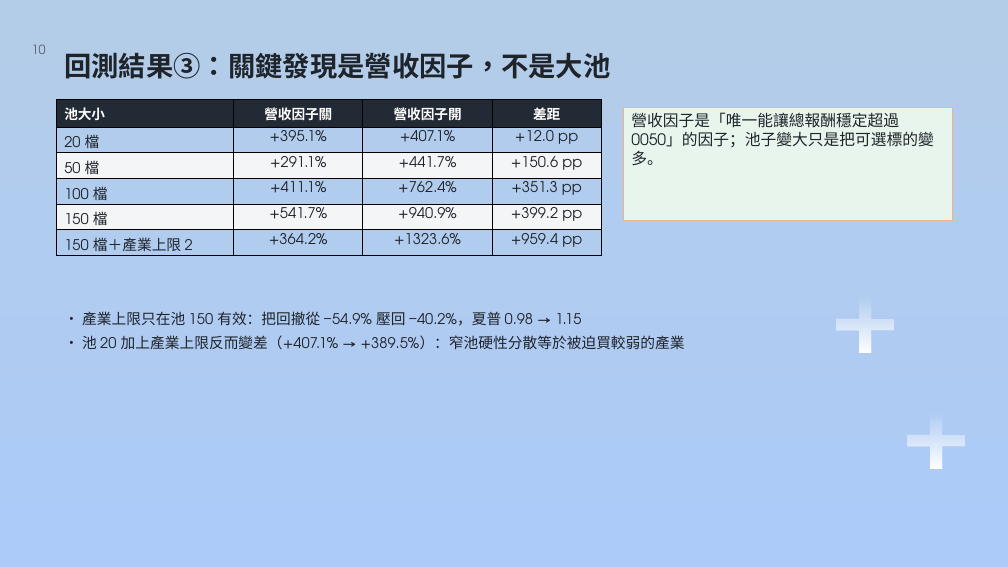
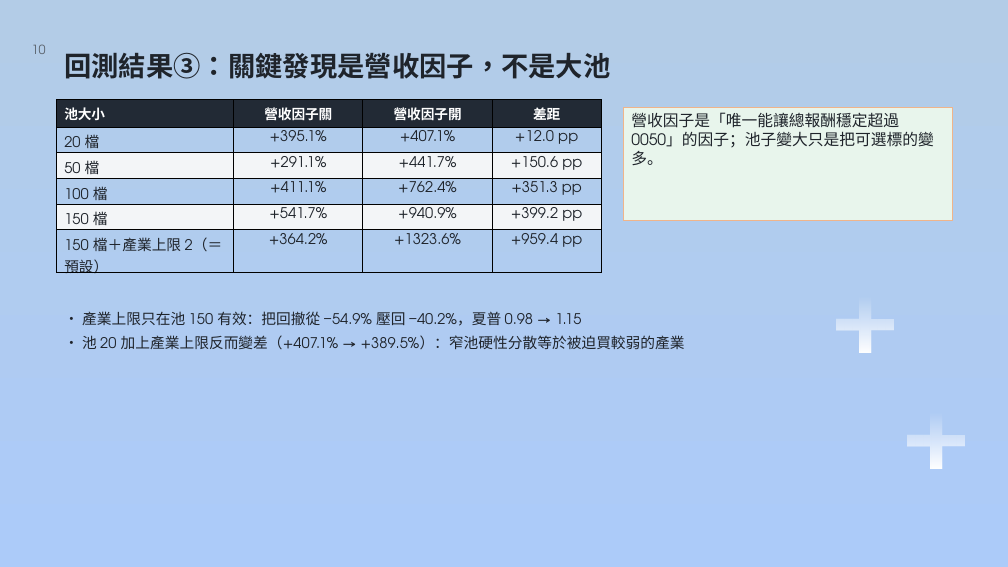
Before and after one commit to dinchentech/tw-selfselect, a slide deck: slide 10 of plans/ppt/TW-SELFSELECT台股買賣自動化系統-W7-講稿版.pptx. Drawn at 1008x567 pixels with LibreOffice and Linux fonts; fonts in the diff are those of the drawing; background and template pictures are left out. Boxes give left, top, right and bottom in pixels: in the first picture for what was removed or moved away, otherwise in the second. Text is boxed around its words. In the diff, an @@ line names an element or a change of style, - is before the commit and + after.

Commit message:
教材：W7 講稿版改版（預設 aggressive）＋配音版／MP4 重製
- plans/ppt/make_w7.py：S3／S6／S7／S8／S9／S10／S11／S15／S16／S18／S19 全面同步新預設
  （+762.4%／−53.7% → +1323.6%／−40.2%／夏普 1.15），並補「2022-2026 輸或打平 0050」的警語；
  S9 preset 表把 aggressive 標成預設、S19 收尾改成「想保守切 revenue／current」
- 講稿備註同步改寫；W7-解說腳本.md 重出（19 頁／約 43 分 30 秒）
- 配音版 pptx（每頁喇叭）＋ mp4（1920×1080、1,177 秒／19 分 37 秒）重製；TTS 19.7 分鐘
- plans/ppt/README.md：W7 配音表與改版紀錄更新
- 教材變更，依規則不動版號（程式版號維持 1.1.5）

```diff
--- a/plans/ppt/TW-SELFSELECT台股買賣自動化系統-W7-講稿版.pptx
+++ b/plans/ppt/TW-SELFSELECT台股買賣自動化系統-W7-講稿版.pptx
@@ table at box(57, 100, 601, 277) @@
-row 6, column 1: 150 檔＋產業上限 2
+row 6, column 1: 150 檔＋產業上限 2（＝預設）
```
Also in this commit, not shown: 10 other slides changed, 3 other files.
